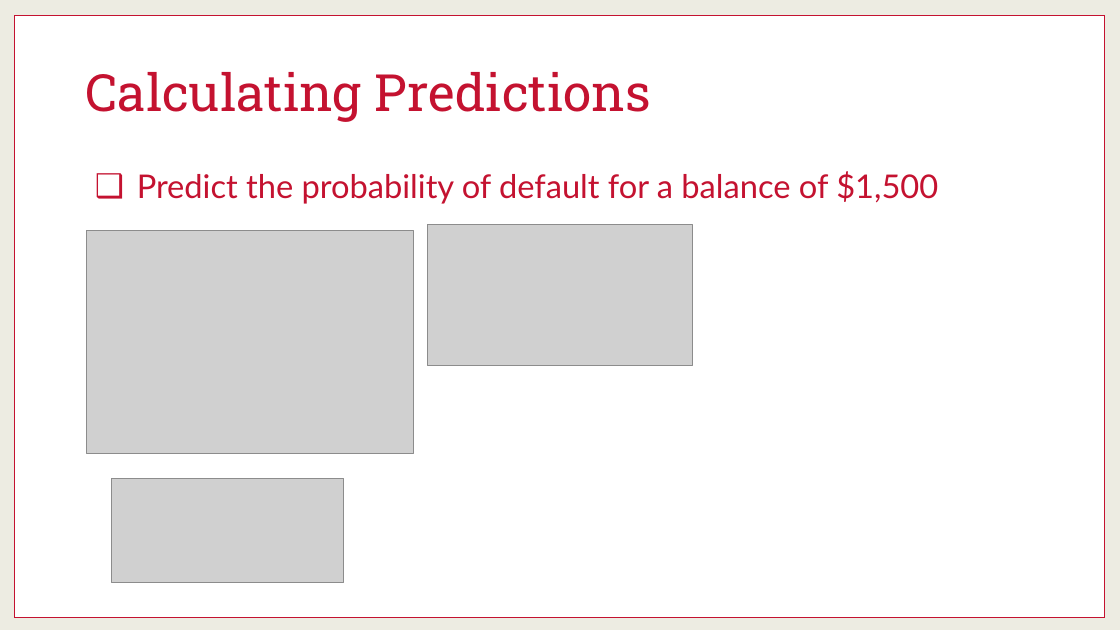
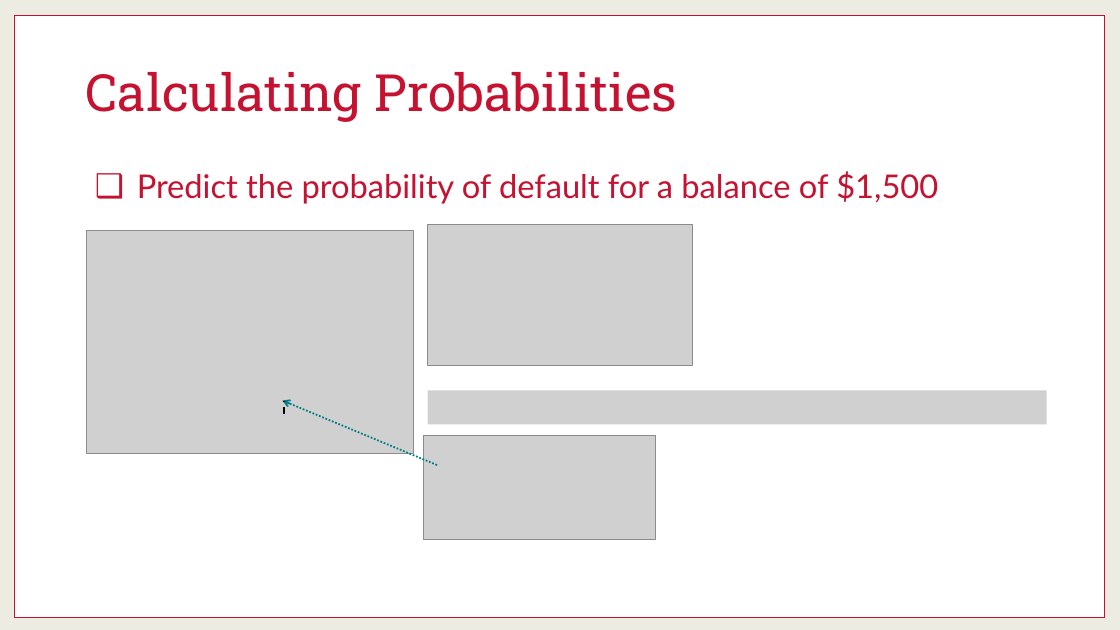
Before and after one commit to martinwg/ISA591, a slide deck: slide 18 of PPT/Module 6 - Logistic Regression (Descriptive).pptx (slide 10 before the commit). Drawn at 1120x630 pixels with LibreOffice and Linux fonts; fonts in the diff are those of the drawing; grey boxes stand for pictures. Boxes give left, top, right and bottom in pixels: in the first picture for what was removed or moved away, otherwise in the second. Text is boxed around its words. In the diff, an @@ line names an element or a change of style, - is before the commit and + after.

```diff
--- a/PPT/Module 6 - Logistic Regression (Descriptive).pptx
+++ b/PPT/Module 6 - Logistic Regression (Descriptive).pptx
@@ title at [85,72,678,122]: text changed @@
-Calculating Predictions
+Calculating Probabilities
@@ arrow added from (437, 465) to (282, 401), #007B89 1.5 pt dashed @@
@@ line added from (284, 414) to (284, 401), #000000 1.5 pt dashed @@
@@ picture added at [428,391,1047,424] @@
@@ picture: place and size @@
-picture at [112,478,344,582]
+picture at [424,435,656,539]
```
Also in this commit, not shown: 10 other slides changed, 11 slides added, 2 slides removed.
